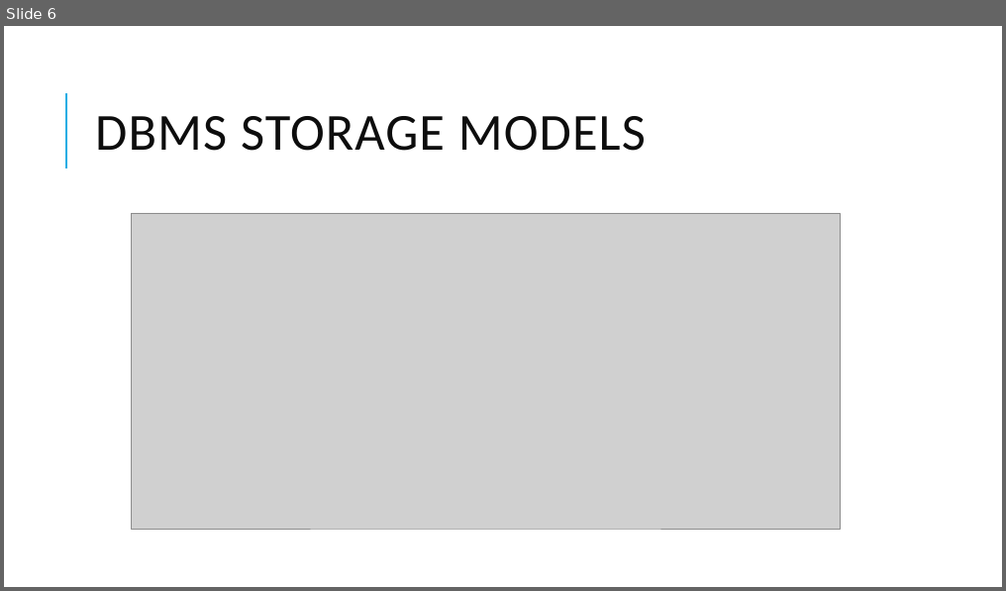
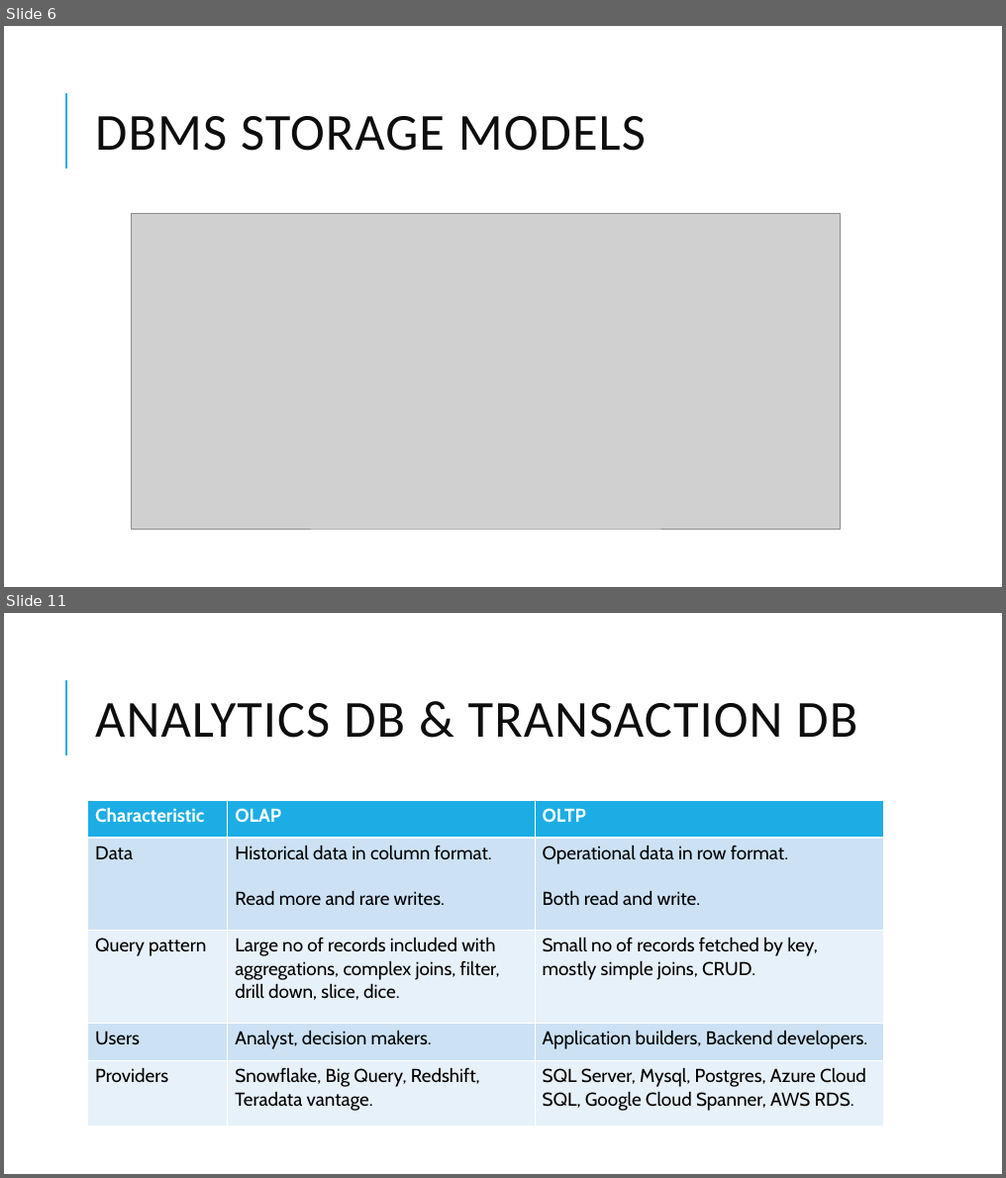
Before and after one commit to dinesarun/common, a slide deck: sessions/ChennaiAzureUserGroup/Snowflake_DW/Snowflake data warehouse.pptx. Shown one above the other, each under a label of ours: slide 6 before the commit, slides 6 and 11 after it; the slides between them are not shown. The pictures are 1006x591 and 1006x1178 pixels, drawn with LibreOffice and Linux fonts; fonts in the diff are those of the drawing; grey boxes stand for pictures. Boxes give left, top, right and bottom in pixels: in the first picture for what was removed or moved away, otherwise in the second. Text is boxed around its words. In the diff, an @@ line names an element or a change of style, - is before the commit and + after.

```diff
--- a/sessions/ChennaiAzureUserGroup/Snowflake_DW/Snowflake data warehouse.pptx
+++ b/sessions/ChennaiAzureUserGroup/Snowflake_DW/Snowflake data warehouse.pptx
@@ slide 11 added at (4,613,1002,1174), background #FFFFFF; not listed: 1 template element that a slide beside it also shows @@
@@ title added at (95,703,857,738), 50 pt, text #0D0D0D @@
+ANALYTICS DB & TRANSACTION DB
@@ table added at (88,800,884,1127), 5 rows, 3 columns @@
+Characteristic | OLAP | OLTP
+Data | Historical data in column format. / Read more and rare writes. | Operational data in row format. / Both read and write.
+Query pattern | Large no of records included with aggregations, complex joins, filter, drill down, slice, dice. | Small no of records fetched by key, mostly simple joins, CRUD.
+Users | Analyst, decision makers. | Application builders, Backend developers.
+Providers | Snowflake, Big Query, Redshift, Teradata vantage. | SQL Server, Mysql, Postgres, Azure Cloud SQL, Google Cloud Spanner, AWS RDS.
```
Also in this commit, not shown: 9 slides changed, 9 other slides added, 2 slides removed.
